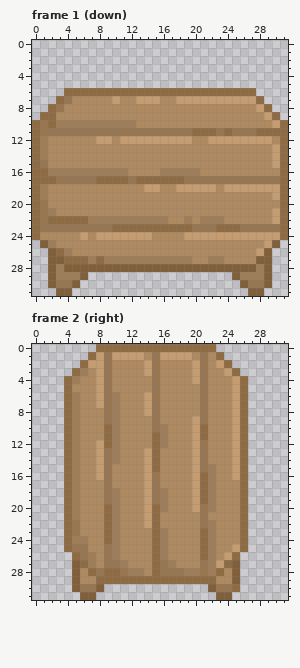
Pixel-art file -- art/furniture/oak/oak_coffee_table.aseprite. Above: the version before the commit.
32x32 pixels, 2 frames. Shown: frame 1 (down), frame 2 (right).
Once edited:
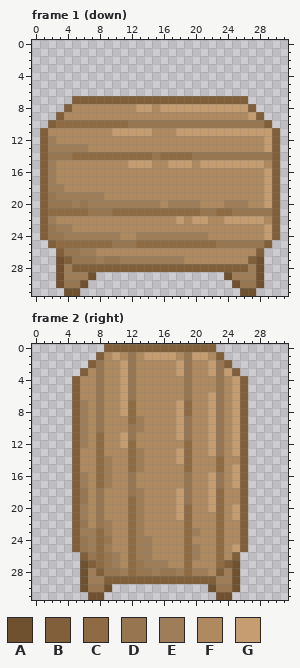
Palette (. is transparent): A #70512f  B #815f3a  C #8f6b44  D #977550  E #9f7d58  F #af895f  G #c59d70
What changed:
Changed rows in their new state; - is an unchanged pixel.
Frame 1 (down):
first column x 0:
 6 ----........................----
 7 ---..BBBBBBBBBBBBBBBBBBBBBB..---
 8 --..B--------GG-GGGGGGGGGGGB..--
 9 -..B-----------------------GB..-
10 ..BCCCCCCCCCDDDDDDDDDDDDDDDDDB..
11 .BFFFFFFFFGGGGGFFFGGGGGGGGGGGGB.
12 .BE-----FF-FFFFFFFFF--FFFFFFF-B.
13 .BEEEEE----------------------GB.
14 .BDDDCCCCCCCCCCDCCCCDDDDDDDDDDB.
15 .BE---------GGG--GGG-GGGGGGGG-B.
16 .B-FFFFFFFFF----FFFFF--------GB.
17 .BEFFFFFFFFFFFFFFFFFFFFFFFFFFGB.
18 .BEE----------FF--FFFFF-FFFFF-B.
19 .BDEEEEEE--------------------GB.
20 .BDDDEDEEEEEEEEE-EEEE---EEE--GB.
21 .BCCCCCDDDCCCCCCCCCCCDDCCDDDDDB.
22 .BEFFFFFFFFFFFFFF-GFGGFFGGGGG-B.
23 .B-EEFFFFFFFFFFFFFFFFFFFFFFFFGB.
24 .BDDEEEEEEEFFEEEEEEEEEFFFFFFF-B.
25 -.BCCCCCCCDDDCCCCCCCCCCDDDDDDB.-
26 --.BDDEE--------------------B.--
27 --.ABDDDEDD--------F--FF---BA.--
28 --.AE----------------------EA.--
29 --.A--EA----------------AE--A.--
30 --.A-DA------------------AD-A.--
31 ---.AA--------------------AA.---
Frame 2 (right):
first column x 4:
 0 ----.BBBBBBBBBBBBBB----
 1 ---.BF-FDFGG--FDGG-B---
 2 --.BDF-GD-FF--GDFFGDB--
 3 -.B-DF-GD-FF--GDFFGD-B-
 4 .B--DF-GD--F---DFF-D--B
 5 .B--DF-GD--F---D-F-D--B
 6 .B--DFFGD-FF---D-FGD--B
 7 .BE-DFFGC-FF--GC-FGD--B
 8 .BE-DFFGC-FF--GC-FGD--B
 9 .BE-DFF-CE-F--GDFFGD--B
10 .BE-DFF-DE-FF-GDFFGD--B
11 .BE-CFFGD--FF-GDFFGD--B
12 .BE-CFFGC--FF--CFFGD--B
13 .B--CFF-CEFF--GCFFGD--B
14 .B--CEF-CEFF--GCFF-C-FB
15 .B--CE--CEFF---CFFFC--B
16 .BE-CE--D-FF---DFFGD--B
17 .BE-CE--D-FF---DFFGD-GB
18 .BD-DFF-DEFFF-GDFFGC--B
19 .BD-DFF-CEFFF-GDFFGC--B
20 .BE-DFF-CEFFF-GCFFGC-GB
21 .BE-DFF-CEFF--GC-F-C-GB
22 .BD-DEF-CEFF---C-FFC--B
23 .BEECEF-CE-FF--CEFFC--B
24 .BDECDF-CEEFF--C-FFC--B
25 .B-ECEF-CEEFF--CEFFC--B
26 -.BDC---CEEFF--CEFFCFB-
27 -.ABC-EFCDEEEF-C-FFCBA-
28 -.AEBDDECDDE--EC-EFBEA-
29 -.AEEBBBBBBBBBBBBBBEEA-
30 -.A-DA------------A--A-
31 --.AA--------------AA--
